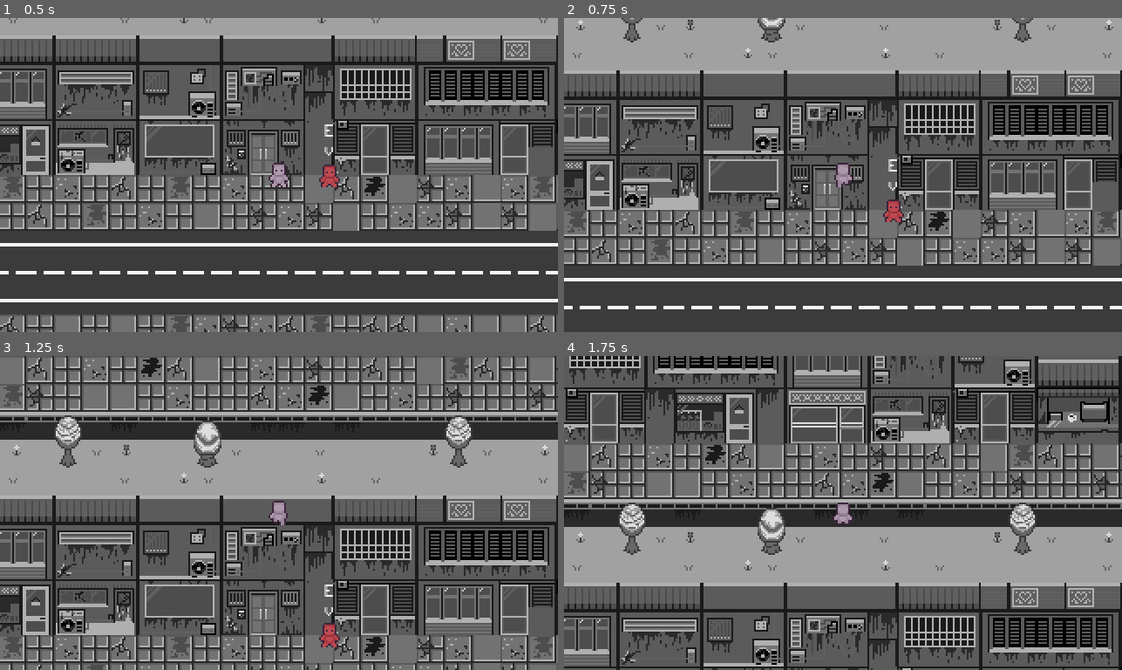
Above: before the commit, frames 1-4 (two rows, left to right).
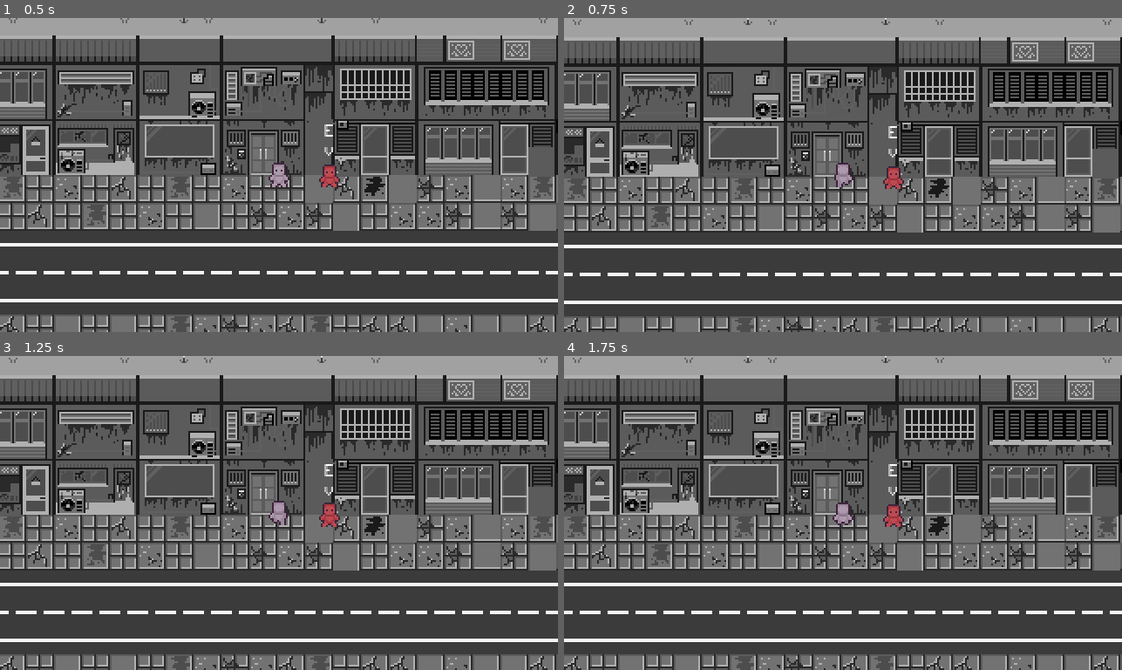
Above: after the commit, the same moments.

Repository: RadioR4Y/slickpocketing
Game: Godot game, scene res://main.tscn
Same seed, same stepped clock (60 frames per second), same inputs: the game is played once before the commit and once after it.
Inputs:
- Up to frame 1 (0.5 s): no input
- Up to frame 2 (0.75 s): tap Enter at 0.5 s; hold W (up) from 0.53 s (still down)
- Up to frame 3 (1.25 s): keep holding W (up)
- Up to frame 4 (1.75 s): keep holding W (up)

Frame 1 is identical in both runs. In frame 2, 52% of the frame differs, in the area x 0-100%, y 0-100%; in frame 3, 71%; in frame 4, 71%.

Commit message:
hitboxes

Diff:
--- a/main.tscn
+++ b/main.tscn
@@ -1701,8 +1701,73 @@
 sources/1 = SubResource("TileSetAtlasSource_5vw27")
 sources/2 = SubResource("TileSetAtlasSource_kek77")
 
-[sub_resource type="WorldBoundaryShape2D" id="WorldBoundaryShape2D_7mycd"]
-distance = -263.0
+[sub_resource type="RectangleShape2D" id="RectangleShape2D_7mycd"]
+size = Vector2(13, 44)
+
+[sub_resource type="RectangleShape2D" id="RectangleShape2D_272bh"]
+size = Vector2(14, 15)
+
+[sub_resource type="RectangleShape2D" id="RectangleShape2D_5vw27"]
+size = Vector2(17, 251)
+
+[sub_resource type="RectangleShape2D" id="RectangleShape2D_kek77"]
+size = Vector2(558, 79)
+
+[sub_resource type="RectangleShape2D" id="RectangleShape2D_4c57u"]
+size = Vector2(47, 20)
+
+[sub_resource type="RectangleShape2D" id="RectangleShape2D_efxa6"]
+size = Vector2(279, 20)
+
+[sub_resource type="RectangleShape2D" id="RectangleShape2D_dg77c"]
+size = Vector2(21, 195)
+
+[sub_resource type="RectangleShape2D" id="RectangleShape2D_ycdy4"]
+
+[sub_resource type="RectangleShape2D" id="RectangleShape2D_w48qg"]
+size = Vector2(20, 26)
+
+[sub_resource type="RectangleShape2D" id="RectangleShape2D_vivmo"]
+size = Vector2(20, 29)
+
+[sub_resource type="RectangleShape2D" id="RectangleShape2D_2cqfq"]
+size = Vector2(20, 197)
+
+[sub_resource type="RectangleShape2D" id="RectangleShape2D_yaehf"]
+size = Vector2(15, 31)
+
+[sub_resource type="RectangleShape2D" id="RectangleShape2D_074og"]
+size = Vector2(353, 18)
+
+[sub_resource type="RectangleShape2D" id="RectangleShape2D_cegan"]
+size = Vector2(18, 162)
+
+[sub_resource type="RectangleShape2D" id="RectangleShape2D_82xsv"]
+size = Vector2(552, 21)
+
+[sub_resource type="RectangleShape2D" id="RectangleShape2D_getpj"]
+size = Vector2(20, 97)
+
+[sub_resource type="RectangleShape2D" id="RectangleShape2D_ryguw"]
+size = Vector2(20, 35.5)
+
+[sub_resource type="RectangleShape2D" id="RectangleShape2D_d13ii"]
+size = Vector2(497, 78)
+
+[sub_resource type="RectangleShape2D" id="RectangleShape2D_1u8w0"]
+size = Vector2(498, 15)
+
+[sub_resource type="RectangleShape2D" id="RectangleShape2D_0odxb"]
+size = Vector2(2, 112)
+
+[sub_resource type="RectangleShape2D" id="RectangleShape2D_lswn8"]
+size = Vector2(134, 86)
+
+[sub_resource type="RectangleShape2D" id="RectangleShape2D_a6jrf"]
+size = Vector2(468, 64)
+
+[sub_resource type="RectangleShape2D" id="RectangleShape2D_xuqvo"]
+size = Vector2(8, 4.5898438)
 
 [node name="Main" type="Node2D" unique_id=1644436590]
 
@@ -1737,5 +1802,160 @@
 text = "E
 v"
 
-[node name="CollisionShape2D" type="CollisionShape2D" parent="." unique_id=18910325]
-shape = SubResource("WorldBoundaryShape2D_7mycd")
+[node name="Hitboxes" type="StaticBody2D" parent="." unique_id=1667107677]
+
+[node name="CollisionShape2D" type="CollisionShape2D" parent="Hitboxes" unique_id=1274523262]
+position = Vector2(-265.5, 57)
+shape = SubResource("RectangleShape2D_7mycd")
+
+[node name="CollisionShape2D2" type="CollisionShape2D" parent="Hitboxes" unique_id=1682418295]
+position = Vector2(-281, 23)
+shape = SubResource("RectangleShape2D_272bh")
+
+[node name="CollisionShape2D3" type="CollisionShape2D" parent="Hitboxes" unique_id=407203561]
+position = Vector2(-265.5, -112.5)
+shape = SubResource("RectangleShape2D_5vw27")
+
+[node name="CollisionShape2D4" type="CollisionShape2D" parent="Hitboxes" unique_id=219889767]
+position = Vector2(22, -199.5)
+shape = SubResource("RectangleShape2D_kek77")
+
+[node name="CollisionShape2D5" type="CollisionShape2D" parent="Hitboxes" unique_id=43131561]
+position = Vector2(326, -220)
+shape = SubResource("RectangleShape2D_4c57u")
+
+[node name="CollisionShape2D6" type="CollisionShape2D" parent="Hitboxes" unique_id=783150095]
+position = Vector2(491.5, -205)
+shape = SubResource("RectangleShape2D_efxa6")
+
+[node name="CollisionShape2D7" type="CollisionShape2D" parent="Hitboxes" unique_id=943424903]
+position = Vector2(638.5, -119)
+shape = SubResource("RectangleShape2D_dg77c")
+
+[node name="CollisionShape2D8" type="CollisionShape2D" parent="Hitboxes" unique_id=1483191954]
+position = Vector2(652, -11)
+shape = SubResource("RectangleShape2D_ycdy4")
+
+[node name="CollisionShape2D9" type="CollisionShape2D" parent="Hitboxes" unique_id=735281419]
+position = Vector2(635, 17)
+shape = SubResource("RectangleShape2D_w48qg")
+
+[node name="CollisionShape2D10" type="CollisionShape2D" parent="Hitboxes" unique_id=1885266663]
+position = Vector2(650, 50)
+shape = SubResource("RectangleShape2D_vivmo")
+
+[node name="CollisionShape2D11" type="CollisionShape2D" parent="Hitboxes" unique_id=1689763329]
+position = Vector2(633, 162.5)
+shape = SubResource("RectangleShape2D_2cqfq")
+
+[node name="CollisionShape2D12" type="CollisionShape2D" parent="Hitboxes" unique_id=1862235814]
+position = Vector2(615.5, 96.5)
+shape = SubResource("RectangleShape2D_yaehf")
+
+[node name="CollisionShape2D13" type="CollisionShape2D" parent="Hitboxes" unique_id=1732978525]
+position = Vector2(464.5, 267)
+shape = SubResource("RectangleShape2D_074og")
+
+[node name="CollisionShape2D14" type="CollisionShape2D" parent="Hitboxes" unique_id=1066867190]
+position = Vector2(280, 193)
+shape = SubResource("RectangleShape2D_cegan")
+
+[node name="CollisionShape2D15" type="CollisionShape2D" parent="Hitboxes" unique_id=1025366421]
+position = Vector2(-5, 218.5)
+shape = SubResource("RectangleShape2D_82xsv")
+
+[node name="CollisionShape2D16" type="CollisionShape2D" parent="Hitboxes" unique_id=2043513905]
+position = Vector2(-267, 162.5)
+shape = SubResource("RectangleShape2D_getpj")
+
+[node name="CollisionShape2D17" type="CollisionShape2D" parent="Hitboxes" unique_id=508307226]
+position = Vector2(-283, 96.25)
+shape = SubResource("RectangleShape2D_ryguw")
+
+[node name="CollisionShape2D18" type="CollisionShape2D" parent="Hitboxes" unique_id=956410609]
+position = Vector2(21.5, -40)
+shape = SubResource("RectangleShape2D_d13ii")
+
+[node name="CollisionShape2D19" type="CollisionShape2D" parent="Hitboxes" unique_id=1104486990]
+position = Vector2(23, -119.5)
+shape = SubResource("RectangleShape2D_1u8w0")
+
+[node name="CollisionShape2D20" type="CollisionShape2D" parent="Hitboxes" unique_id=1827213752]
+position = Vector2(302, -105)
+shape = SubResource("RectangleShape2D_0odxb")
+
+[node name="CollisionShape2D21" type="CollisionShape2D" parent="Hitboxes" unique_id=929656439]
+position = Vector2(503, -97)
+shape = SubResource("RectangleShape2D_lswn8")
+
+[node name="CollisionShape2D22" type="CollisionShape2D" parent="Hitboxes" unique_id=1958492407]
+position = Vector2(7, 144)
+shape = SubResource("RectangleShape2D_a6jrf")
+
+[node name="CollisionShape2D23" type="CollisionShape2D" parent="Hitboxes" unique_id=1572702286]
+position = Vector2(-121, -99.5)
+shape = SubResource("RectangleShape2D_xuqvo")
+
+[node name="CollisionShape2D24" type="CollisionShape2D" parent="Hitboxes" unique_id=1391531205]
+position = Vector2(-41, -99)
+shape = SubResource("RectangleShape2D_xuqvo")
+
+[node name="CollisionShape2D25" type="CollisionShape2D" parent="Hitboxes" unique_id=1877150119]
+position = Vector2(103, -99)
+shape = SubResource("RectangleShape2D_xuqvo")
+
+[node name="CollisionShape2D26" type="CollisionShape2D" parent="Hitboxes" unique_id=1786000730]
+position = Vector2(423, -147)
+shape = SubResource("RectangleShape2D_xuqvo")
+
+[node name="CollisionShape2D27" type="CollisionShape2D" parent="Hitboxes" unique_id=1956649777]
+position = Vector2(583, -147)
+shape = SubResource("RectangleShape2D_xuqvo")
+
+[node name="CollisionShape2D28" type="CollisionShape2D" parent="Hitboxes" unique_id=2027248960]
+position = Vector2(599, -99)
+shape = SubResource("RectangleShape2D_xuqvo")
+
+[node name="CollisionShape2D29" type="CollisionShape2D" parent="Hitboxes" unique_id=1302327437]
+position = Vector2(615, -51)
+shape = SubResource("RectangleShape2D_xuqvo")
+
+[node name="CollisionShape2D30" type="CollisionShape2D" parent="Hitboxes" unique_id=1231536550]
+position = Vector2(551, -35)
+shape = SubResource("RectangleShape2D_xuqvo")
+
+[node name="CollisionShape2D31" type="CollisionShape2D" parent="Hitboxes" unique_id=399184400]
+position = Vector2(439, -19)
+shape = SubResource("RectangleShape2D_xuqvo")
+
+[node name="CollisionShape2D32" type="CollisionShape2D" parent="Hitboxes" unique_id=1227029566]
+position = Vector2(343, 157)
+shape = SubResource("RectangleShape2D_xuqvo")
+
+[node name="CollisionShape2D33" type="CollisionShape2D" parent="Hitboxes" unique_id=720244725]
+position = Vector2(391, 189)
+shape = SubResource("RectangleShape2D_xuqvo")
+
+[node name="CollisionShape2D34" type="CollisionShape2D" parent="Hitboxes" unique_id=513879653]
+position = Vector2(471, 173)
+shape = SubResource("RectangleShape2D_xuqvo")
+
+[node name="CollisionShape2D23" type="CollisionShape2D" parent="Hitboxes/CollisionShape2D34" unique_id=1085675990]
+position = Vector2(112, -16)
+shape = SubResource("RectangleShape2D_xuqvo")
+
+[node name="CollisionShape2D23" type="CollisionShape2D" parent="Hitboxes/CollisionShape2D34/CollisionShape2D23" unique_id=654787952]
+position = Vector2(-224, 96)
+shape = SubResource("RectangleShape2D_xuqvo")
+
+[node name="CollisionShape2D23" type="CollisionShape2D" parent="Hitboxes/CollisionShape2D34/CollisionShape2D23/CollisionShape2D23" unique_id=1820521565]
+position = Vector2(128, -16)
+shape = SubResource("RectangleShape2D_xuqvo")
+
+[node name="CollisionShape2D23" type="CollisionShape2D" parent="Hitboxes/CollisionShape2D34/CollisionShape2D23/CollisionShape2D23/CollisionShape2D23" unique_id=568703372]
+position = Vector2(96, -32.04492)
+shape = SubResource("RectangleShape2D_xuqvo")
+
+[node name="CollisionShape2D23" type="CollisionShape2D" parent="Hitboxes/CollisionShape2D34/CollisionShape2D23/CollisionShape2D23/CollisionShape2D23/CollisionShape2D23" unique_id=36078320]
+position = Vector2(-16, 32.04492)
+shape = SubResource("RectangleShape2D_xuqvo")
